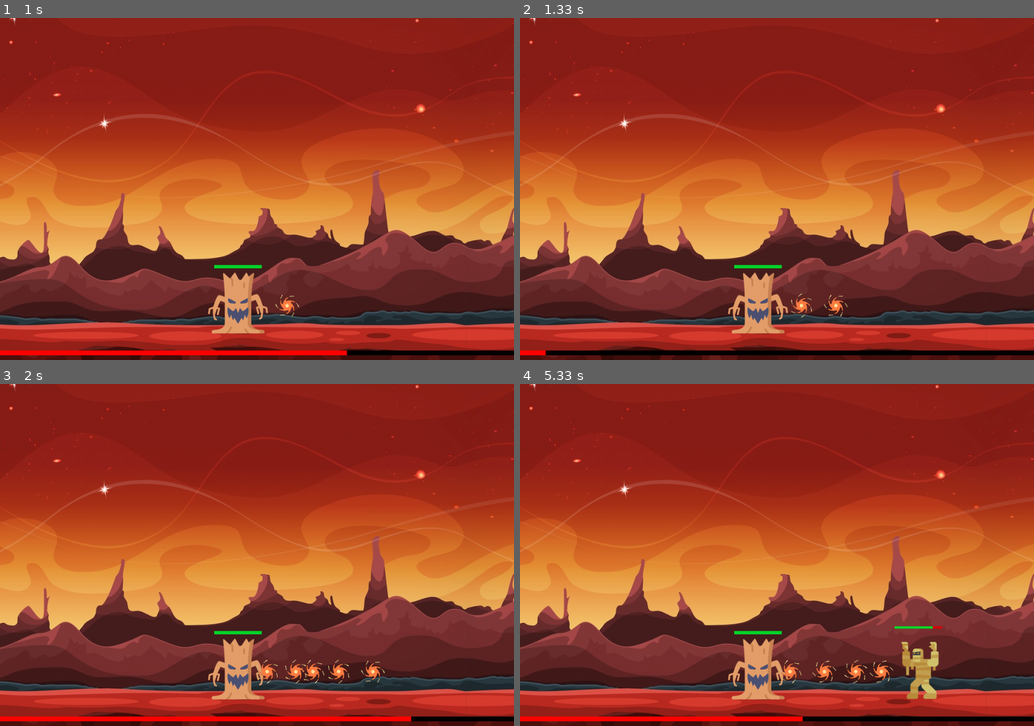
Above: before the commit, frames 1-4 (two rows, left to right).
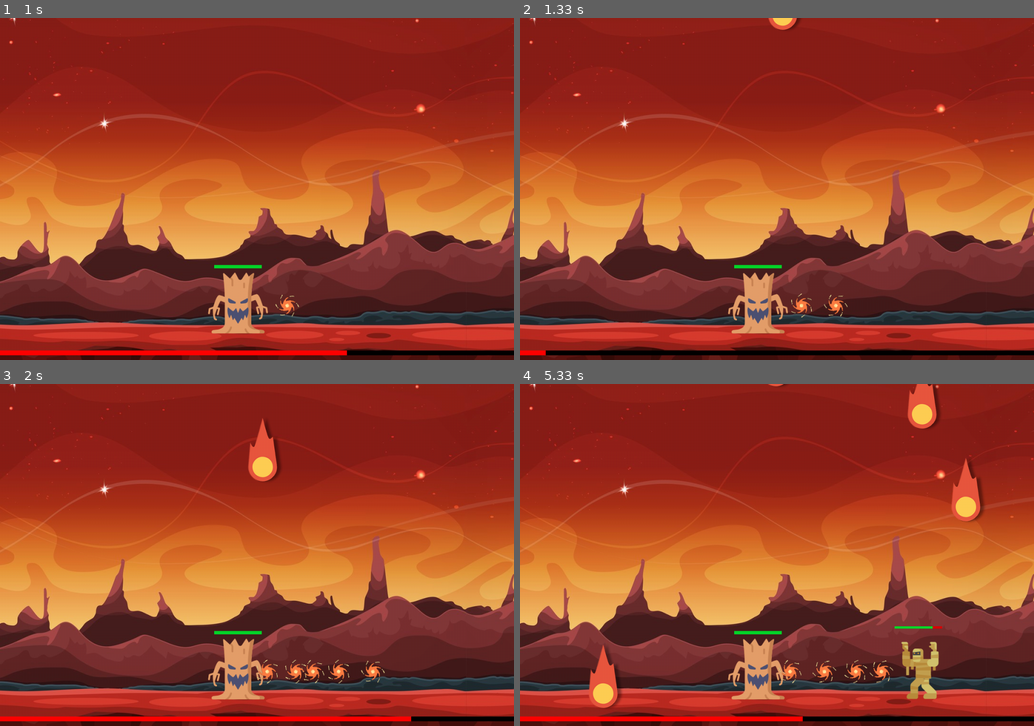
Above: after the commit, the same moments.

Repository: R-Florent/tutojeux
Game: pygame game, started from main.py
Two runs of this game, one before a commit and one after it. Both use one fixed random seed, a clock stepped at 60 frames per second and the inputs below.
Inputs (mouse positions are in pixels of both pictures, inside the frame that each line leads up to):
- Up to frame 1 (1 s): click (257, 189) at 0.38 s; tap Space at 0.67 s
- Up to frame 2 (1.33 s): tap Space at 1.07 s
- Up to frame 3 (2 s): tap Space at 1.37, 1.57, 1.9 s
- Up to frame 4 (5.33 s): tap Space at 2.2, 2.4, 2.7, 2.97, 3.3, 3.6, 3.73, 4.13, 4.43, 4.8, 5.2 s

Frame 1 is identical in both runs. In frame 2, 0.2% of the frame differs, in the area x 48-55%, y 0-4%; in frame 3, 0.8%; in frame 4, 2.2%, in the area x 13-91%, y 0-95%.

Commit message:
Commet Fall : fait appaitre les ocmmet avec une vitesse cariée et un spawn variée a la fin d'un chagement

Diff:
--- a/comet.py
+++ b/comet.py
@@ -1,22 +1,23 @@
 import pygame
 import random
+
+import game
+
 
 class Comet(pygame.sprite.Sprite):
 
     def __init__(self):
         super().__init__()
 
-        self.velocity = random.randint(1,3)
-        self.rect.x = random.randint(20,1010)
-        self.rect.y = - random.randint (30,600)
-        self.dmg = 4
+        self.game = game  # Stocke la référence à l'objet Game
         self.image = pygame.image.load('PygameAssets-main/comet.png')
         self.rect = self.image.get_rect()
-
+        self.rect.x = random.randint(20, 1010)
+        self.rect.y = -random.randint(30, 600)
+        self.velocity = random.randint(1, 3)
+        self.dmg = 4
 
     def fall(self):
-        #le déplacment ne se fait que si il n'est pas en contacte avec le J
-        if not self.game.chek_collision(self, self.game.all_players):
-            self.rect.y -= self.velocity  # Déplace le joueur vers la droite
-        else:
-            self.game.player.take_dmg(self.attack)
+        self.rect.y += self.velocity
+        if self.rect.y >= 500:
+            print("sol")
--- a/comet_event.py
+++ b/comet_event.py
@@ -19,13 +19,16 @@
         self.percent = 0
 
     def meteor_fall(self):
-        #faire appaitre boul de feu
-        self.all_comets.add(Comet)
+        # Faire apparaître une boule de feu
+#       comet = Comet()
+        self.all_comets.add(Comet())  # Passer self.game comme argument
+
     def attempt_fall(self):
 
         if self.is_full_loaded():
             print("lancement de la plui de météorite")
             self.rest_percent()
+            self.meteor_fall()
 
 
     def update_bar(self, surface):
--- a/game.py
+++ b/game.py
@@ -48,6 +48,8 @@
 
         # appliquer l'ensemble des image de mon group de monstre
         self.all_monstre.draw(screen)
+
+        self.coment_event.all_comets.draw(screen)
 
         # Vérification de la dirrection du joeueur *
         if self.pressed.get(pygame.K_RIGHT) and self.player.rect.x + self.player.rect.width < screen.get_width():
